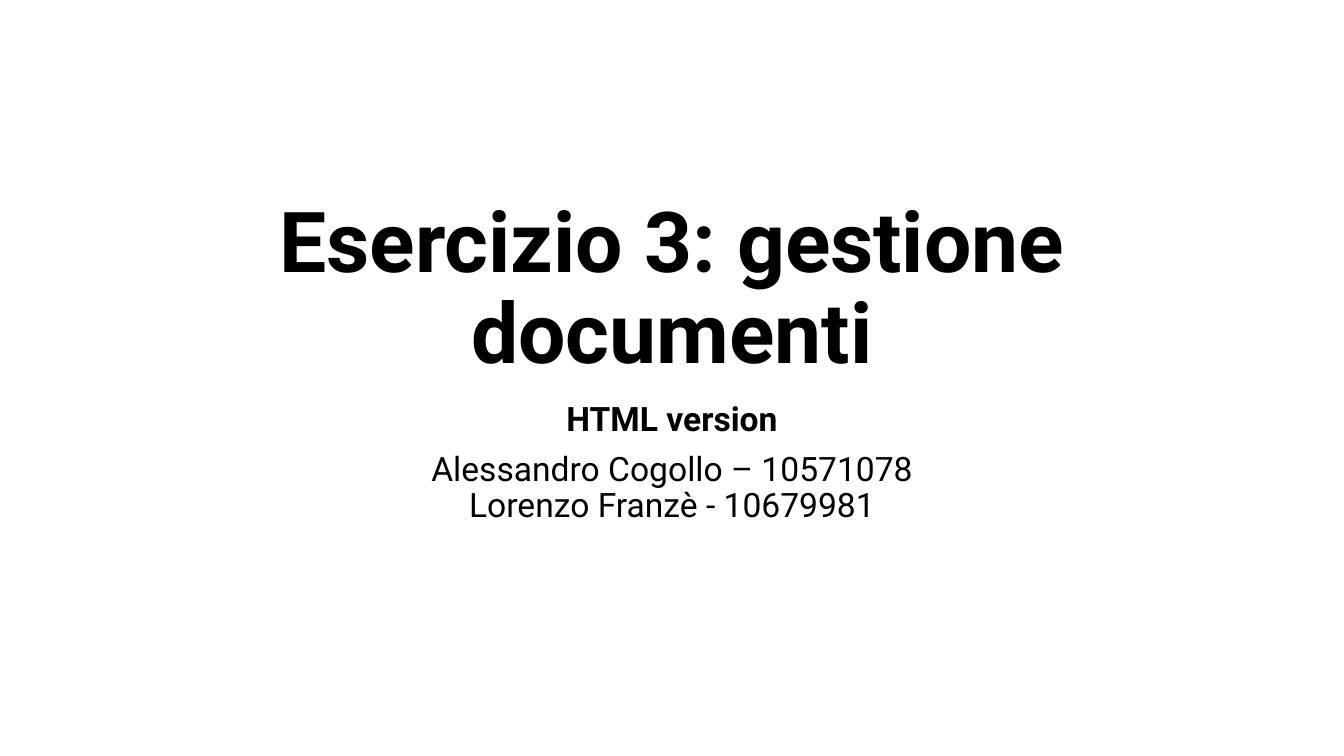
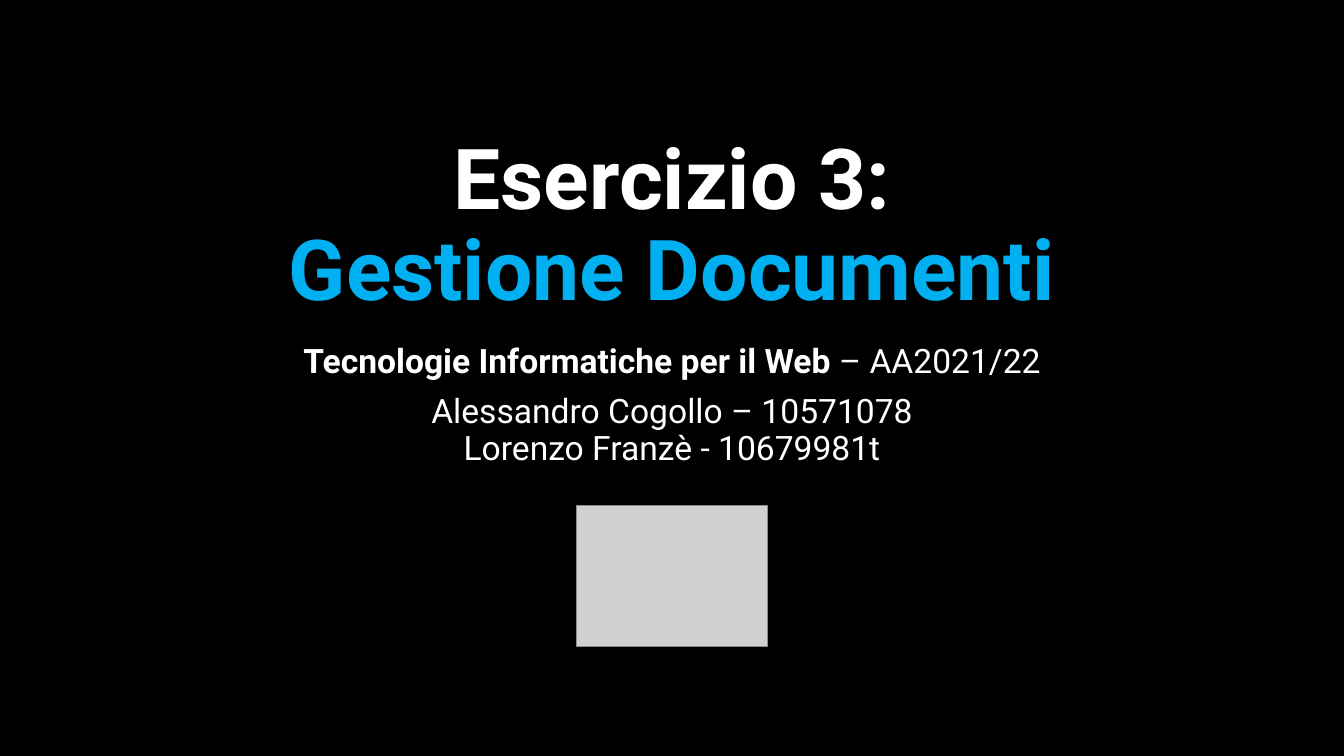
Before and after one commit to lorenzofranze/TIW2022-DocumentManager, a slide deck: slide 1 of deliveries/documentManager.pptx. Drawn at 1344x756 pixels with LibreOffice and Linux fonts; fonts in the diff are those of the drawing; grey boxes stand for pictures. Boxes give left, top, right and bottom in pixels: in the first picture for what was removed or moved away, otherwise in the second. Text is boxed around its words. In the diff, an @@ line names an element or a change of style, - is before the commit and + after.

```diff
--- a/deliveries/documentManager.pptx
+++ b/deliveries/documentManager.pptx
@@ background #FFFFFF to #000000 @@
@@ title at box(289, 147, 1055, 301): text changed; text colour #000000 to #00B0F0 @@
-Esercizio 3: gestione documenti
+Esercizio 3:
+Gestione Documenti
@@ subtitle at box(303, 347, 1041, 461): text changed; text colour #000000 to #FFFFFF @@
-HTML version
-Alessandro Cogollo – 10571078
-Lorenzo Franzè - 10679981
+Tecnologie Informatiche per il Web – AA2021/22
+Alessandro Cogollo – 10571078
+Lorenzo Franzè - 10679981t
@@ picture added at box(577, 505, 767, 646) @@
```
Also in this commit, not shown: 17 other slides changed, 6 slides added, 7 slides removed.
